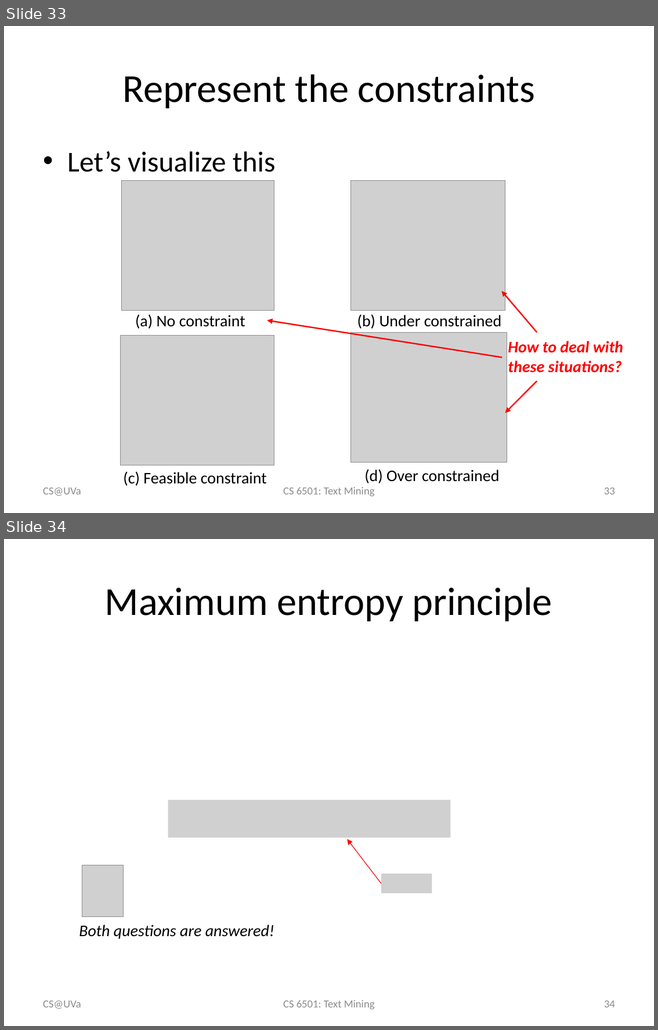
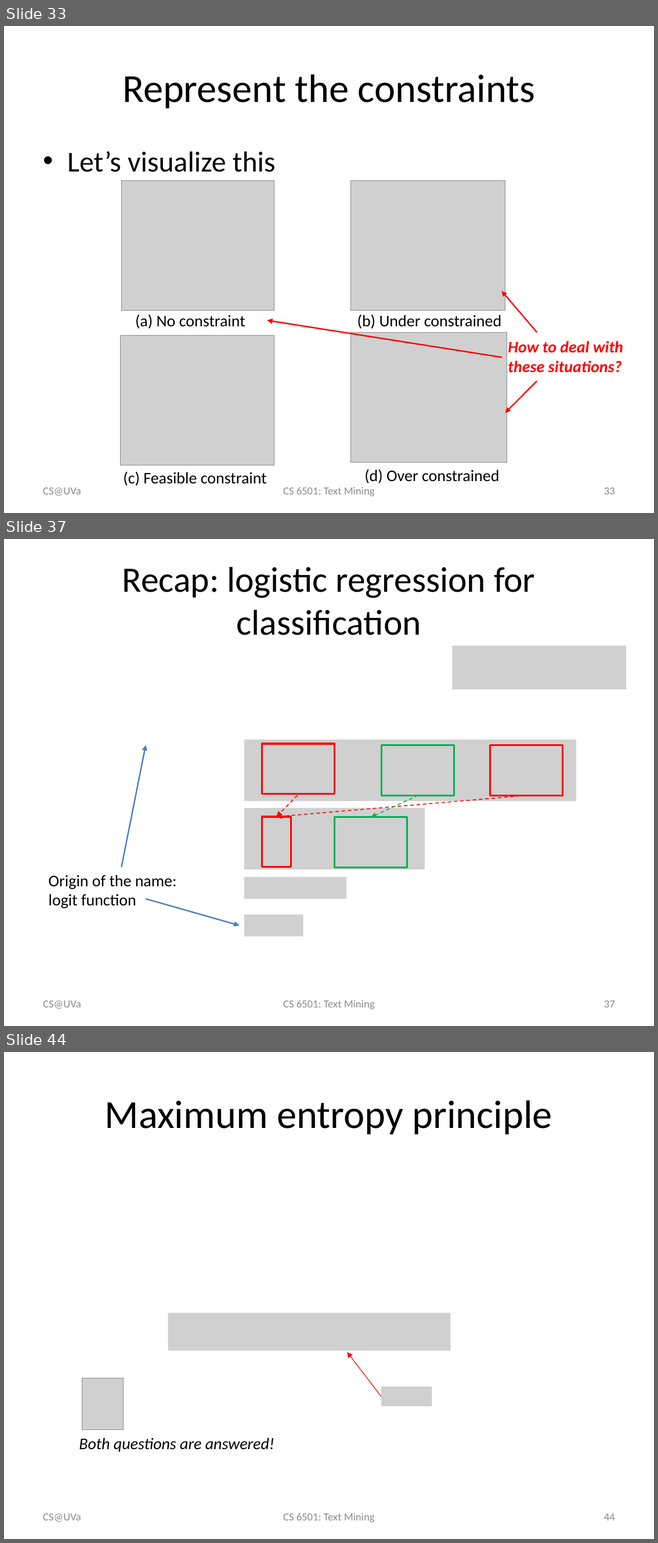
Before and after one commit to wang296/CS6501-Text-Mining, a slide deck: docs/Logistic Regression.pptx. Shown one above the other, each under a label of ours: slides 33 and 34 before the commit, slides 33, 37 and 44 after it; the slides between them are not shown. The pictures are 658x1030 and 658x1543 pixels, drawn with LibreOffice and Linux fonts; fonts in the diff are those of the drawing; grey boxes stand for pictures. Boxes give left, top, right and bottom in pixels: in the first picture for what was removed or moved away, otherwise in the second. Text is boxed around its words. In the diff, an @@ line names an element or a change of style, - is before the commit and + after.

```diff
--- a/docs/Logistic Regression.pptx
+++ b/docs/Logistic Regression.pptx
@@ slide 37 added at [4,539,654,1026], background #FFFFFF @@
@@ title added at [122,567,535,635], 39.6 pt, text #000000 @@
+Recap: logistic regression for classification
@@ picture added at [452,646,626,689] @@
@@ arrow added from (122, 867) to (146, 745), #4B7EBC 1.5 pt @@
@@ picture added at [244,740,576,801] @@
@@ rectangle added at [382,745,454,795], outline #00B050 2 pt @@
@@ group added at [262,744,563,817]: 2 rectangles, 2 arrows @@
@@ arrow added from (418, 795) to (371, 817), #00B050 1 pt dashed @@
@@ picture added at [244,808,424,870] @@
@@ rectangle added at [262,817,291,867], outline #FF0000 2 pt @@
@@ rectangle added at [334,817,407,867], outline #00B050 2 pt @@
@@ text added at [49,875,177,908], 18 pt, text #000000 @@
+Origin of the name: logit function
@@ picture added at [244,877,346,899] @@
@@ arrow added from (146, 899) to (239, 925), #4B7EBC 1.5 pt @@
@@ picture added at [244,914,303,936] @@
@@ text added at [43,1001,81,1009], 12 pt, text #8C8C8C @@
+CS@UVa
@@ text added at [283,1000,375,1009], 12 pt, text #8C8C8C @@
+CS 6501: Text Mining
@@ page number added at [604,1001,615,1008], 12 pt, text #8C8C8C @@
+37
@@ what was slide 34 is now slide 44 @@
@@ page number at [604,1514,615,1521]: text changed @@
-34
+44
```
Also in this commit, not shown: 9 other slides added, 1 slide removed, 2 other files.
